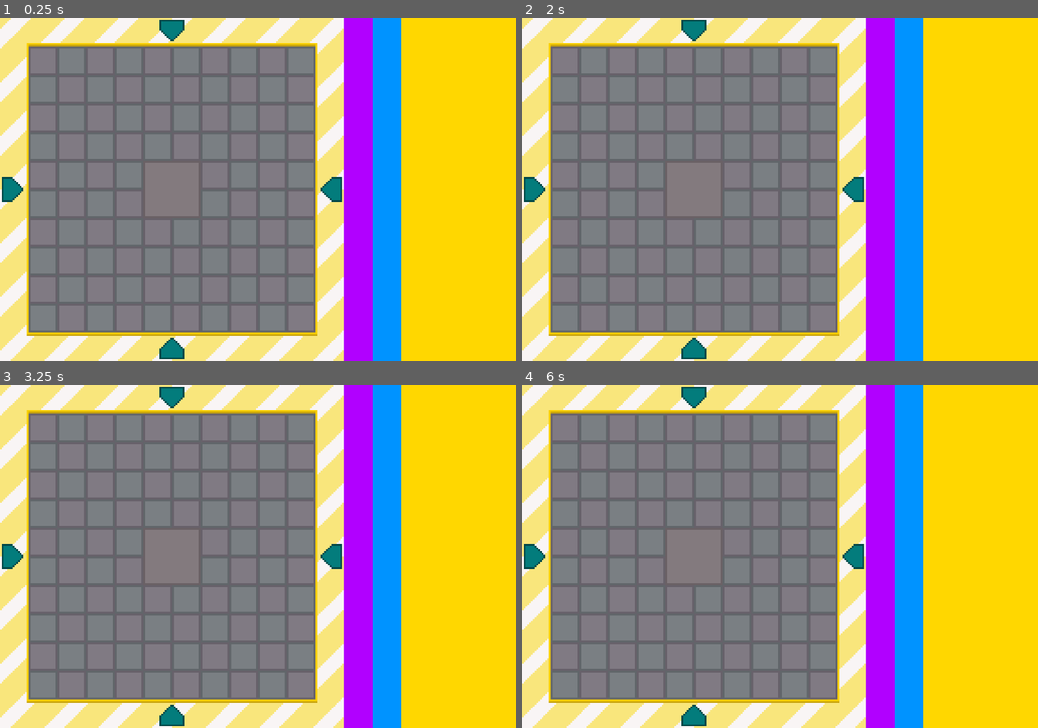
Above: before the commit, frames 1-4 (two rows, left to right).
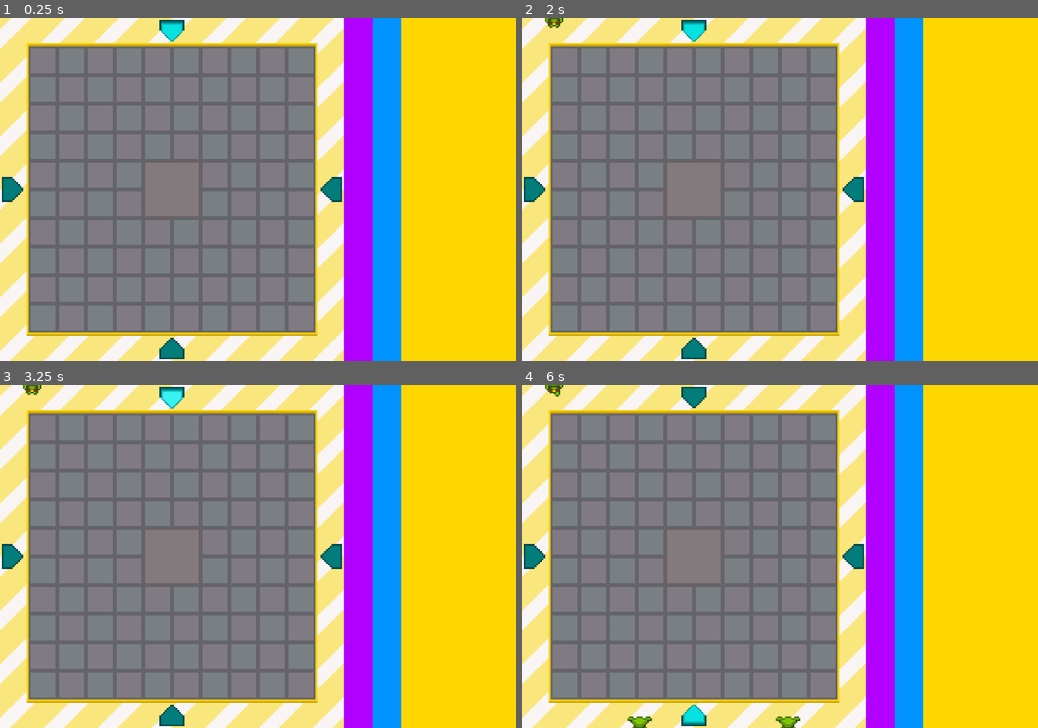
Above: after the commit, the same moments.

Repository: Evellior/GGJ22
Game: Godot game, scene res://Main.tscn
Two runs of this game, one before a commit and one after it. Both use one fixed random seed, a clock stepped at 60 frames per second and the inputs below.
Inputs:
- Up to frame 1 (0.25 s): no input
- Up to frame 2 (2 s): tap Enter at 0.5 s; tap Space at 1.25 s
- Up to frame 3 (3.25 s): tap Enter at 2.75 s
- Up to frame 4 (6 s): tap Space at 3.5, 5.75 s; tap Enter at 5 s

The runs differ from the first frame. In frame 1, 0.2% of the frame differs, in the area x 31-36%, y 1-7%; in frame 2, 0.3%; in frame 3, 0.3%; in frame 4, 0.5%, in the area x 4-54%, y 0-100%.

Commit message:
updated spawning

Diff:
--- /dev/null
+++ b/Arrow.tscn
@@ -0,0 +1,38 @@
+[gd_scene load_steps=7 format=2]
+
+[ext_resource path="res://Art/screen_lights.png" type="Texture" id=1]
+
+[sub_resource type="AtlasTexture" id=1]
+flags = 4
+atlas = ExtResource( 1 )
+region = Rect2( 0, 0, 56, 48 )
+
+[sub_resource type="AtlasTexture" id=2]
+flags = 4
+atlas = ExtResource( 1 )
+region = Rect2( 56, 0, 56, 48 )
+
+[sub_resource type="AtlasTexture" id=3]
+flags = 4
+atlas = ExtResource( 1 )
+region = Rect2( 112, 0, 56, 48 )
+
+[sub_resource type="AtlasTexture" id=4]
+flags = 4
+atlas = ExtResource( 1 )
+region = Rect2( 168, 0, 56, 48 )
+
+[sub_resource type="SpriteFrames" id=5]
+animations = [ {
+"frames": [ SubResource( 1 ), SubResource( 2 ), SubResource( 3 ), SubResource( 4 ) ],
+"loop": true,
+"name": "default",
+"speed": 5.0
+} ]
+
+[node name="Node2D" type="Node2D"]
+
+[node name="AnimatedSprite" type="AnimatedSprite" parent="."]
+frames = SubResource( 5 )
+frame = 3
+playing = true
--- /dev/null
+++ b/GameStats.gd
@@ -0,0 +1,75 @@
+extends Node
+
+#varibles for changing the wave strength
+var KilledGoblinsScale = 1.0
+var PollutionScale = 0.2
+var SurvivedScale = 0.01
+
+var TotalGoblinsKilled = 0
+var PollutionLevel = 1
+var WavesSurvived = 0
+
+var PollutionPerWave = 0
+var PollutionRegenBank = 100
+var PollutionRegenRecovery = 25
+var MaxRegen = 0.9
+
+var GoblinsThisWave = 0
+var GoblinsKilled = 0
+
+var InWave = false
+# Called when the node enters the scene tree for the first time.
+func _ready():
+	pass # Replace with function body.
+
+func GoblinKilled():
+	TotalGoblinsKilled += 1
+	GoblinsKilled += 1
+
+func AddPollution(Amount):
+	PollutionPerWave += Amount
+
+func GetPollution():
+	return PollutionLevel
+
+func StartWave():
+	InWave = true
+	GoblinsThisWave = 0
+
+	GoblinsThisWave += (TotalGoblinsKilled * KilledGoblinsScale)
+	GoblinsThisWave += (PollutionLevel * PollutionScale)
+	GoblinsThisWave += (WavesSurvived * SurvivedScale)
+
+	return GoblinsThisWave
+
+func EndWave():
+	InWave = false
+	WavesSurvived += 1
+	GoblinsKilled = 0
+	PollutionLevel += PollutionPerWave
+
+	var Max = PollutionRegenBank * MaxRegen
+
+	if (Max < (100 - PollutionLevel)):
+		PollutionRegenBank = PollutionRegenBank - PollutionLevel
+		PollutionLevel = 0
+	else:
+		PollutionRegenBank -= Max
+		PollutionLevel -= Max
+
+	PollutionRegenBank += PollutionRegenRecovery
+
+	if (PollutionRegenBank > 100):
+		PollutionRegenBank = 100
+
+func IsInWave():
+	return InWave
+
+func _process(_delta):
+	if (InWave):
+		if (GoblinsThisWave <= GoblinsKilled):
+			EndWave()
+
+# Called every frame. 'delta' is the elapsed time since the previous frame.
+#func _process(delta):
+#	pass
--- /dev/null
+++ b/Goblin Animations.tres
@@ -0,0 +1,109 @@
+[gd_resource type="SpriteFrames" load_steps=21 format=2]
+
+[ext_resource path="res://Art/goblin_left_walkx64.png" type="Texture" id=1]
+[ext_resource path="res://Art/goblin_back_walkx64.png" type="Texture" id=2]
+[ext_resource path="res://Art/goblin_right_walkx64.png" type="Texture" id=3]
+[ext_resource path="res://Art/goblin_front_walkx64.png" type="Texture" id=4]
+
+[sub_resource type="AtlasTexture" id=1]
+flags = 4
+atlas = ExtResource( 2 )
+region = Rect2( 0, 0, 64, 64 )
+
+[sub_resource type="AtlasTexture" id=2]
+flags = 4
+atlas = ExtResource( 2 )
+region = Rect2( 64, 0, 64, 64 )
+
+[sub_resource type="AtlasTexture" id=3]
+flags = 4
+atlas = ExtResource( 2 )
+region = Rect2( 128, 0, 64, 64 )
+
+[sub_resource type="AtlasTexture" id=4]
+flags = 4
+atlas = ExtResource( 2 )
+region = Rect2( 192, 0, 64, 64 )
+
+[sub_resource type="AtlasTexture" id=5]
+flags = 4
+atlas = ExtResource( 1 )
+region = Rect2( 0, 0, 64, 64 )
+
+[sub_resource type="AtlasTexture" id=6]
+flags = 4
+atlas = ExtResource( 1 )
+region = Rect2( 64, 0, 64, 64 )
+
+[sub_resource type="AtlasTexture" id=7]
+flags = 4
+atlas = ExtResource( 1 )
+region = Rect2( 128, 0, 64, 64 )
+
+[sub_resource type="AtlasTexture" id=8]
+flags = 4
+atlas = ExtResource( 1 )
+region = Rect2( 192, 0, 64, 64 )
+
+[sub_resource type="AtlasTexture" id=9]
+flags = 4
+atlas = ExtResource( 4 )
+region = Rect2( 0, 0, 64, 64 )
+
+[sub_resource type="AtlasTexture" id=10]
+flags = 4
+atlas = ExtResource( 4 )
+region = Rect2( 64, 0, 64, 64 )
+
+[sub_resource type="AtlasTexture" id=11]
+flags = 4
+atlas = ExtResource( 4 )
+region = Rect2( 128, 0, 64, 64 )
+
+[sub_resource type="AtlasTexture" id=12]
+flags = 4
+atlas = ExtResource( 4 )
+region = Rect2( 192, 0, 64, 64 )
+
+[sub_resource type="AtlasTexture" id=13]
+flags = 4
+atlas = ExtResource( 3 )
+region = Rect2( 0, 0, 64, 64 )
+
+[sub_resource type="AtlasTexture" id=14]
+flags = 4
+atlas = ExtResource( 3 )
+region = Rect2( 64, 0, 64, 64 )
+
+[sub_resource type="AtlasTexture" id=15]
+flags = 4
+atlas = ExtResource( 3 )
+region = Rect2( 128, 0, 64, 64 )
+
+[sub_resource type="AtlasTexture" id=16]
+flags = 4
+atlas = ExtResource( 3 )
+region = Rect2( 192, 0, 64, 64 )
+
+[resource]
+animations = [ {
+"frames": [ SubResource( 1 ), SubResource( 2 ), SubResource( 3 ), SubResource( 4 ) ],
+"loop": true,
+"name": "Up",
+"speed": 5.0
+}, {
+"frames": [ SubResource( 5 ), SubResource( 6 ), SubResource( 7 ), SubResource( 8 ) ],
+"loop": true,
+"name": "Left",
+"speed": 5.0
+}, {
+"frames": [ SubResource( 9 ), SubResource( 10 ), SubResource( 11 ), SubResource( 12 ) ],
+"loop": true,
+"name": "Down",
+"speed": 5.0
+}, {
+"frames": [ SubResource( 13 ), SubResource( 14 ), SubResource( 15 ), SubResource( 16 ) ],
+"loop": true,
+"name": "Right",
+"speed": 5.0
+} ]
--- a/Goblin.tscn
+++ b/Goblin.tscn
@@ -1,19 +1,17 @@
-[gd_scene load_steps=2 format=2]
+[gd_scene load_steps=3 format=2]
 
-[sub_resource type="SpriteFrames" id=1]
-animations = [ {
-"frames": [  ],
-"loop": true,
-"name": "Up",
-"speed": 5.0
-} ]
+[ext_resource path="res://Goblin Animations.tres" type="SpriteFrames" id=1]
 
-[node name="Node2D" type="Node2D"]
+[sub_resource type="CircleShape2D" id=1]
+radius = 25.0
 
-[node name="AnimatedSprite" type="AnimatedSprite" parent="."]
-frames = SubResource( 1 )
-animation = "Up"
+[node name="Area2D" type="Area2D"]
+
+[node name="GoblinSprite" type="AnimatedSprite" parent="."]
+frames = ExtResource( 1 )
+animation = "Left"
+frame = 2
+playing = true
 
 [node name="CollisionShape2D" type="CollisionShape2D" parent="."]
-
-[node name="VisibilityNotifier2D" type="VisibilityNotifier2D" parent="."]
+shape = SubResource( 1 )
--- a/Main.gd
+++ b/Main.gd
@@ -2,6 +2,8 @@
 
 export(PackedScene) var Goblin_scene
 var Direction = 0
+
+var tempdelta = 0.0
 # Declare member variables here. Examples:
 # var a = 2
 # var b = "text"
@@ -9,35 +11,84 @@
 
 # Called when the node enters the scene tree for the first time.
 func _ready():
+	GameStats.AddPollution(3)
+
+	var Time = OS.get_time()
+
+	var RandomSeed = Time.second + (Time.minute * 60) + (Time.hour * 60 * 60)
+
+	seed(RandomSeed)
+
 	pass # Replace with function body.
 
 # Called every frame. 'delta' is the elapsed time since the previous frame.
-#func _process(delta):
-#	pass
+func _process(delta):
+	if (!GameStats.IsInWave()):
+		if (get_node("Spawn").is_stopped()):
+			get_node("Spawn").start()
+			_on_SwapDirection_timeout()
+	else:
+		tempdelta += delta
+		if (tempdelta > 2.0):
+			GameStats.GoblinKilled()
+			tempdelta = 0
 
 
 func _on_Spawn_timeout():
 	var SpawnPoint = ""
+	var GoblinSprite = ""
 
-	if (Direction == 0):
-		SpawnPoint = get_node("BottomSpawn/PathFollow2D")
+	var WaveTimer = get_node("Spawn")
+	WaveTimer.stop()
 
-	if (Direction == 1):
-		SpawnPoint = get_node("LeftSpawn/PathFollow2D")
+	var GoblinsToSpawn = GameStats.StartWave()
 
-	if (Direction == 2):
-		SpawnPoint = get_node("RightSpawn/PathFollow2D")
+	for i in GoblinsToSpawn:
+		var Gobo = Goblin_scene.instance()
+		add_child(Gobo)
 
-	if (Direction == 3):
-		SpawnPoint = get_node("TopSpawn/PathFollow2D")
+		GoblinSprite = Gobo.get_node("GoblinSprite")
+		var Facings = GoblinSprite.frames.get_animation_names()
+		GoblinSprite.animation = Facings[Direction]
 
-	SpawnPoint.offset = randi()
+		if (Direction == 3):
+			SpawnPoint = get_node("BottomSpawn/PathFollow2D")
 
-	var Gobo = Goblin_scene.instance()
-	add_child(Gobo)
+		if (Direction == 2):
+			SpawnPoint = get_node("LeftSpawn/PathFollow2D")
 
-	Gobo.position = SpawnPoint.position
+		if (Direction == 1):
+			SpawnPoint = get_node("RightSpawn/PathFollow2D")
+
+		if (Direction == 0):
+			SpawnPoint = get_node("TopSpawn/PathFollow2D")
+
+		SpawnPoint.offset = randi()
+
+		Gobo.position = SpawnPoint.position
 
 
 func _on_SwapDirection_timeout():
+	var DownArrow = get_node("DownArrow")
+	var LeftArrow = get_node("LeftArrow")
+	var RightArrow = get_node("RightArrow")
+	var UpArrow = get_node("UpArrow")
+
 	Direction = randi() % 4
+
+	DownArrow.visible = false
+	RightArrow.visible = false
+	LeftArrow.visible = false
+	UpArrow.visible = false
+
+	if (Direction == 3):
+		UpArrow.visible = true
+
+	if (Direction == 2):
+		RightArrow.visible = true
+
+	if (Direction == 1):
+		LeftArrow.visible = true
+
+	if (Direction == 0):
+		DownArrow.visible = true
--- a/Main.tscn
+++ b/Main.tscn
@@ -1,8 +1,9 @@
-[gd_scene load_steps=8 format=2]
+[gd_scene load_steps=9 format=2]
 
 [ext_resource path="res://Art/screen_template.png" type="Texture" id=1]
 [ext_resource path="res://Goblin.tscn" type="PackedScene" id=2]
 [ext_resource path="res://Main.gd" type="Script" id=3]
+[ext_resource path="res://Arrow.tscn" type="PackedScene" id=4]
 
 [sub_resource type="Curve2D" id=1]
 _data = {
@@ -36,13 +37,27 @@
 "_edit_use_anchors_": false
 }
 
-[node name="SwapDirection" type="Timer" parent="."]
-wait_time = 12.0
+[node name="Spawn" type="Timer" parent="."]
+wait_time = 2.0
 autostart = true
 
-[node name="Spawn" type="Timer" parent="."]
-wait_time = 2.5
-autostart = true
+[node name="DownArrow" parent="." instance=ExtResource( 4 )]
+position = Vector2( 450, 37.5 )
+
+[node name="LeftArrow" parent="." instance=ExtResource( 4 )]
+visible = false
+position = Vector2( 862.5, 450 )
+rotation = 1.5708
+
+[node name="UpArrow" parent="." instance=ExtResource( 4 )]
+visible = false
+position = Vector2( 450, 862.5 )
+rotation = -3.14159
+
+[node name="RightArrow" parent="." instance=ExtResource( 4 )]
+visible = false
+position = Vector2( 37.5, 450 )
+rotation = -1.5708
 
 [node name="TopSpawn" type="Path2D" parent="."]
 curve = SubResource( 1 )
@@ -72,5 +87,4 @@
 position = Vector2( 897, 4 )
 rotation = 1.5708
 
-[connection signal="timeout" from="SwapDirection" to="." method="_on_SwapDirection_timeout"]
 [connection signal="timeout" from="Spawn" to="." method="_on_Spawn_timeout"]
--- a/project.godot
+++ b/project.godot
@@ -14,6 +14,10 @@
 run/main_scene="res://Main.tscn"
 config/icon="res://icon.png"
 
+[autoload]
+
+GameStats="*res://GameStats.gd"
+
 [display]
 
 window/size/width=1350
Binary file added: Art/screen_lights.png
Not shown, added: Art/screen_lights.png.import
